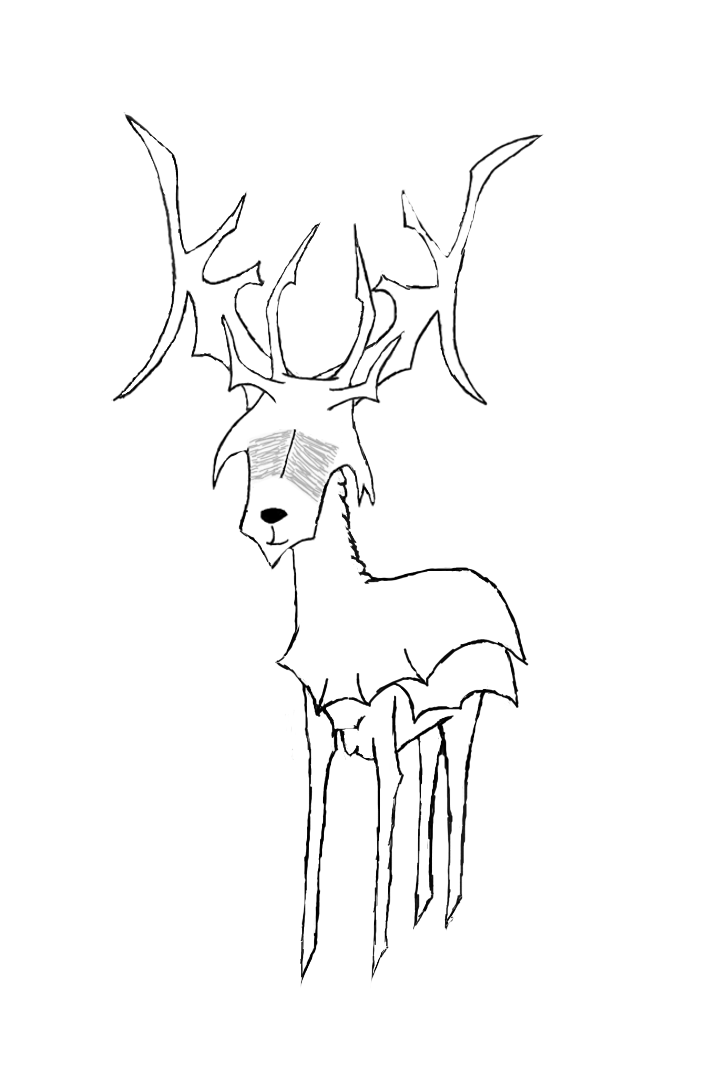
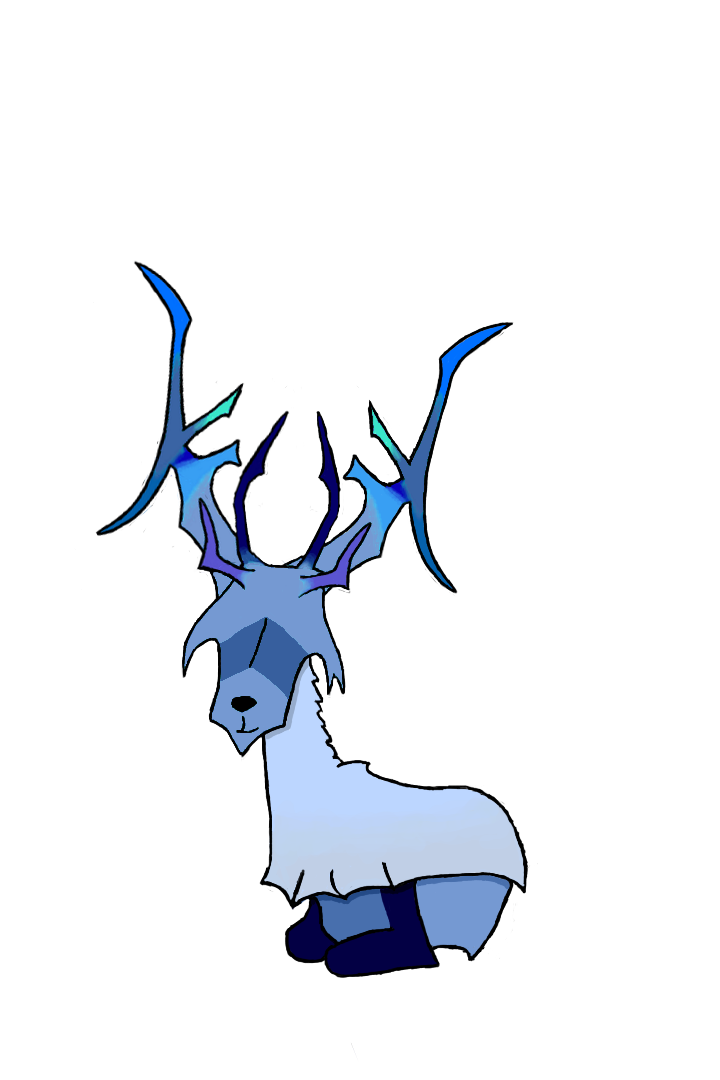
Layer changes from the first 720x1080 image to the second:
renamed "Layer 1" to "Layer 10", painted on it over [75, 112, 544, 1060]
